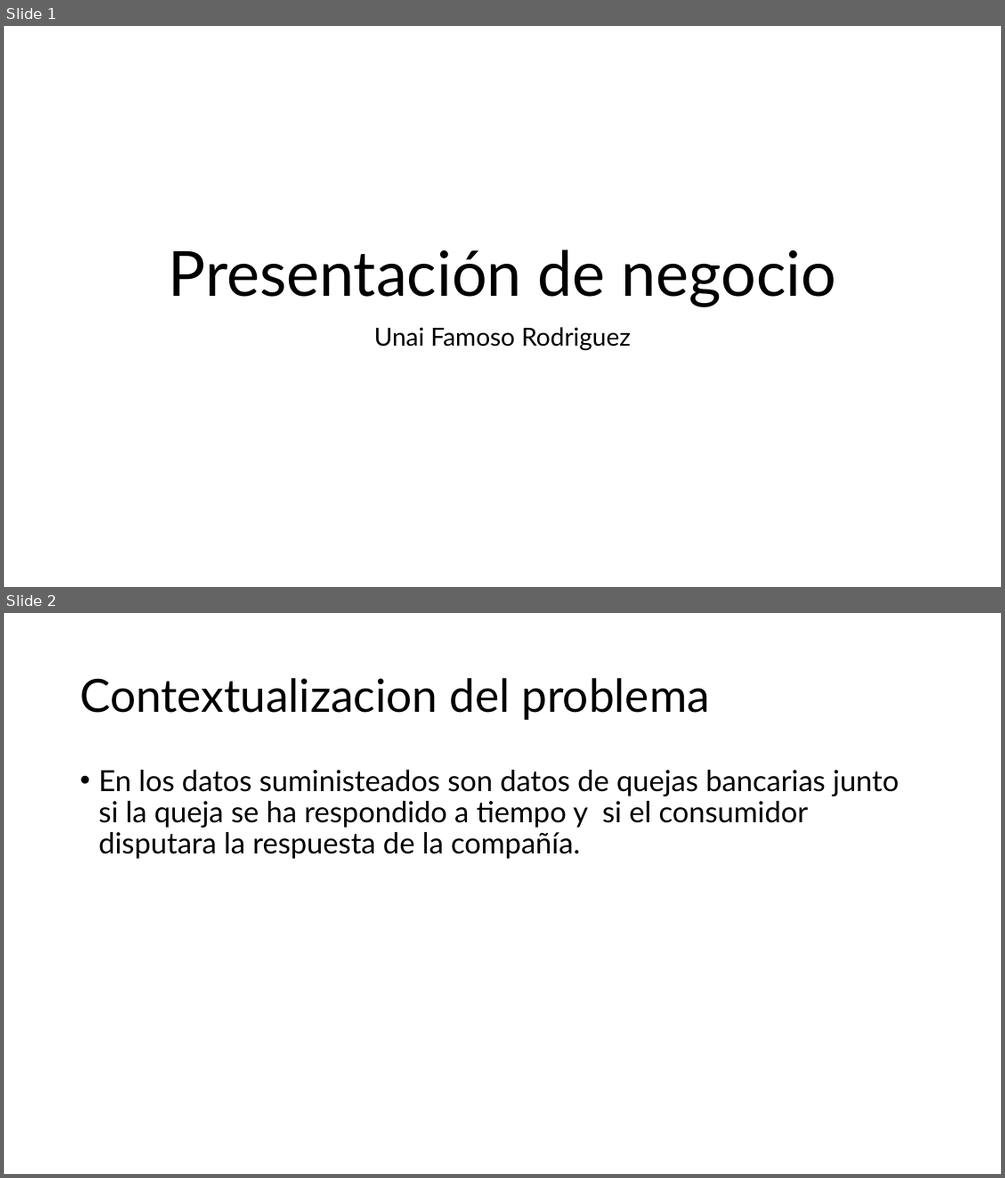
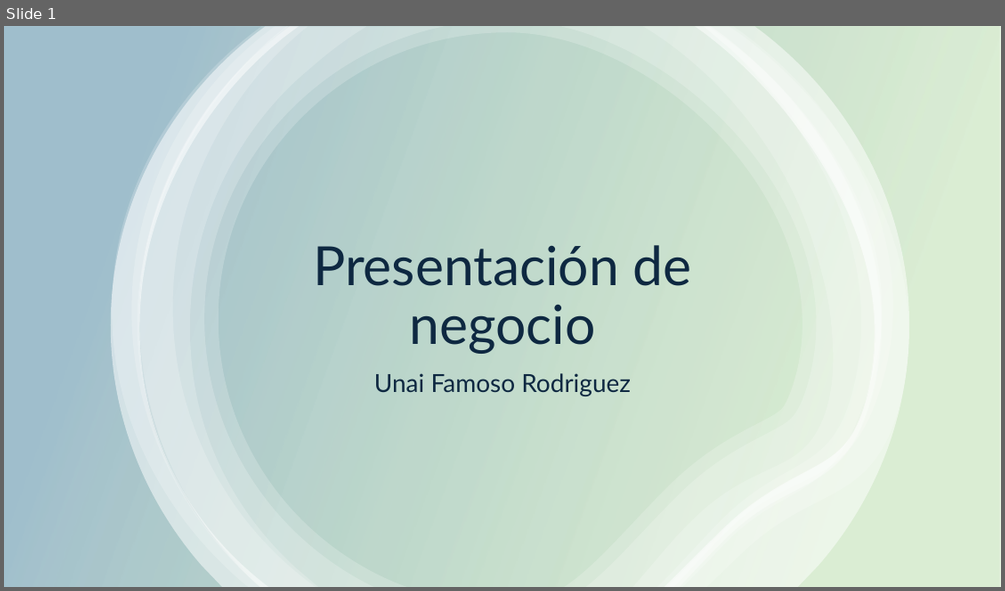
Before and after one commit to UnaiFam/Projecto-Final-ML, a slide deck: docs/Presentacion de negocio.pptx. Shown one above the other, each under a label of ours: slides 1 and 2 before the commit, slide 1 after it. The pictures are 1005x1178 and 1005x591 pixels, drawn with LibreOffice and Linux fonts; fonts in the diff are those of the drawing. Boxes give left, top, right and bottom in pixels: in the first picture for what was removed or moved away, otherwise in the second. Text is boxed around its words. In the diff, an @@ line names an element or a change of style, - is before the commit and + after.

```diff
--- a/docs/Presentacion de negocio.pptx
+++ b/docs/Presentacion de negocio.pptx
@@ slide 2 removed at box(4, 613, 1001, 1174), background #FFFFFF @@
@@ title removed at box(80, 678, 710, 720) @@
-Contextualizacion del problema
@@ text removed at box(98, 770, 898, 859) @@
-• En los datos suministeados son datos de quejas bancarias junto si la queja se ha respondido a tiempo y si el consumidor disputara la respuesta de la compañía.
@@ slide 1 changed as well @@
@@ rectangle added at box(4, 26, 1001, 587), fill gradient #4EA72E to #156082 @@
@@ group added at box(111, 26, 909, 587): 6 freeform shapes @@
@@ title "Presentación de negocio": place and size @@
-title "Presentación de negocio" at box(169, 249, 836, 307)
+title "Presentación de negocio" at box(313, 245, 692, 354)
@@ title "Presentación de negocio" at box(313, 245, 692, 354): size 60 to 52 pt, text colour #000000 to #0E2841 @@
@@ subtitle "Unai Famoso Rodriguez": place and size @@
-subtitle "Unai Famoso Rodriguez" at box(374, 327, 631, 350)
+subtitle "Unai Famoso Rodriguez" at box(374, 373, 631, 396)
@@ subtitle "Unai Famoso Rodriguez" at box(374, 373, 631, 396): text colour #000000 to #0E2841 @@
```
Also in this commit, not shown: 9 slides added, 2 other slides removed, 28 other files.
